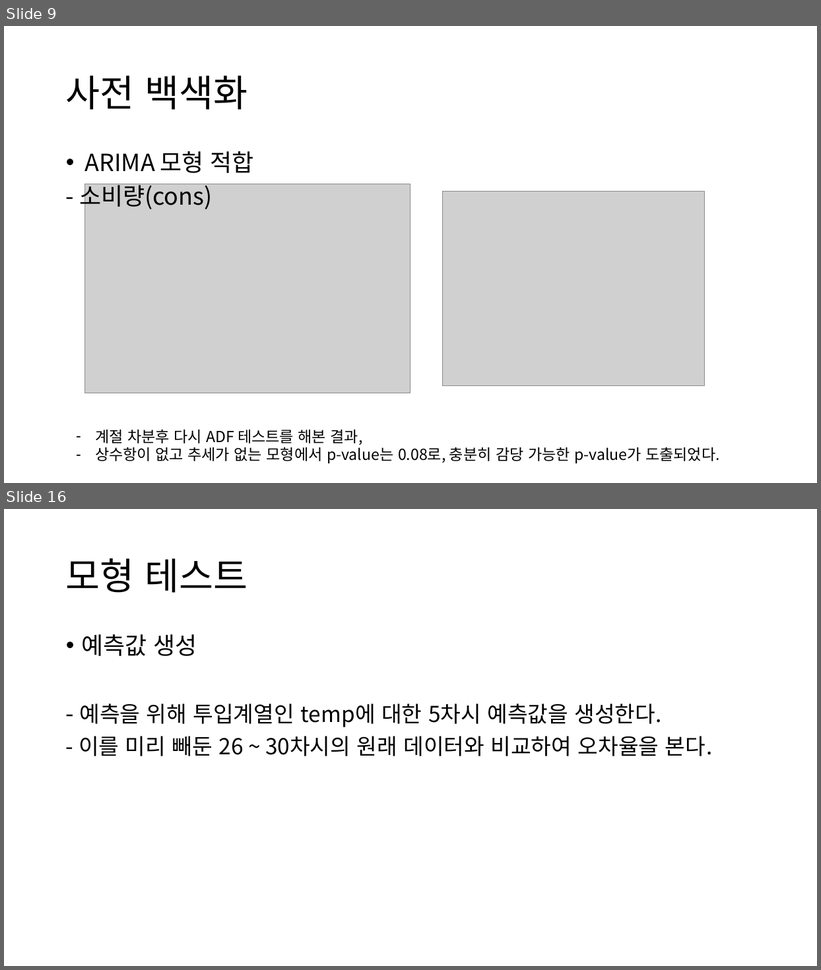
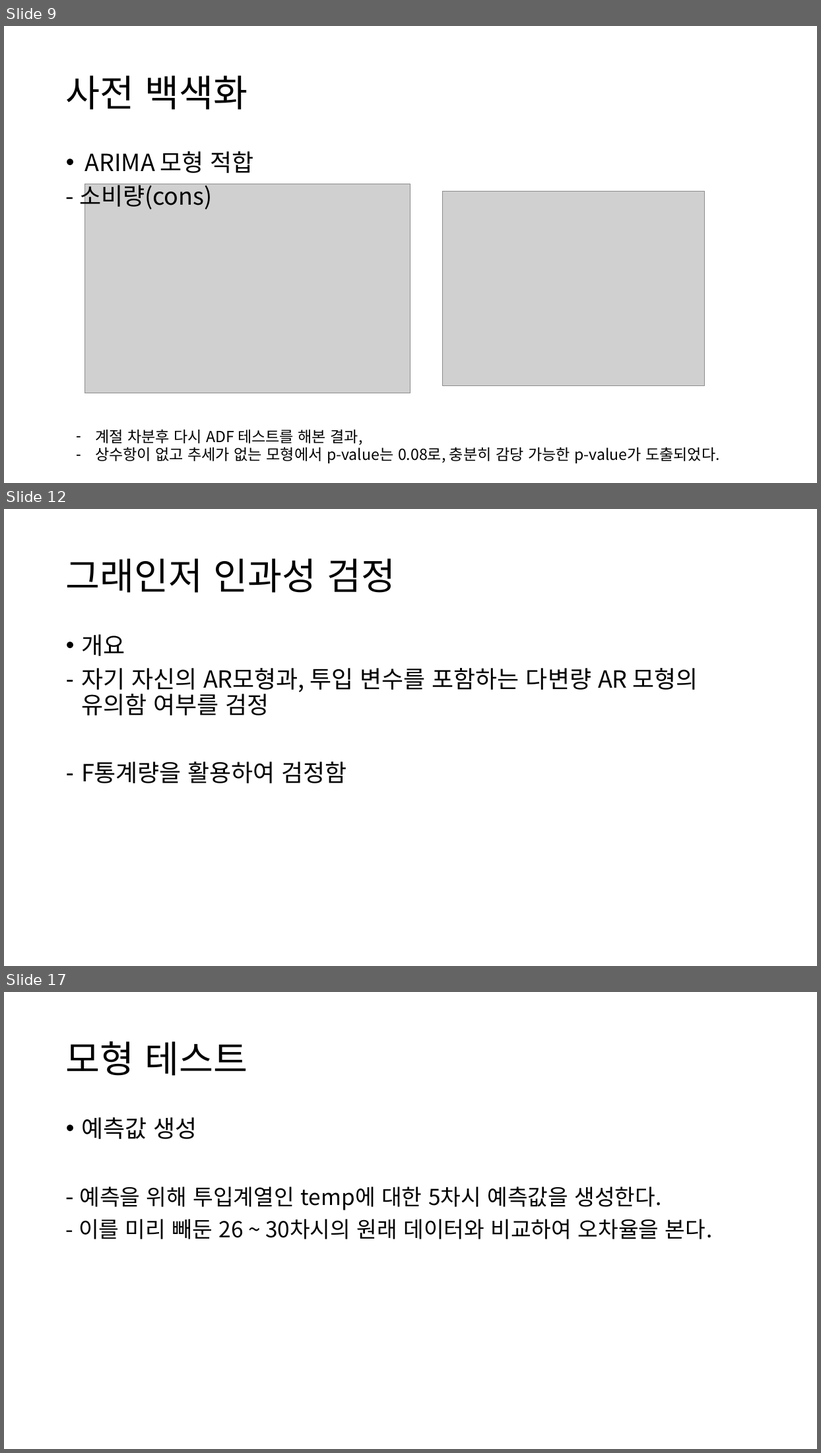
Before and after one commit to neverland251/MainProject, a slide deck: Project/DataMining/ARIMAX_Project/아이스크림 판매량 예측/아이스크림을 왜 먹을까.pptx. Shown one above the other, each under a label of ours: slides 9 and 16 before the commit, slides 9, 12 and 17 after it; the slides between them are not shown. The pictures are 821x970 and 821x1453 pixels, drawn with LibreOffice and Linux fonts; fonts in the diff are those of the drawing; grey boxes stand for pictures. Boxes give left, top, right and bottom in pixels: in the first picture for what was removed or moved away, otherwise in the second. Text is boxed around its words. In the diff, an @@ line names an element or a change of style, - is before the commit and + after.

```diff
--- a/Project/DataMining/ARIMAX_Project/아이스크림 판매량 예측/아이스크림을 왜 먹을까.pptx
+++ b/Project/DataMining/ARIMAX_Project/아이스크림 판매량 예측/아이스크림을 왜 먹을까.pptx
@@ slide 12 added at (x1=4, y1=509, x2=817, y2=966), background #FFFFFF @@
@@ title added at (x1=66, y1=559, x2=395, y2=593), 44 pt, text #000000 @@
+그래인저 인과성 검정
@@ text added at (x1=81, y1=634, x2=698, y2=784), 28 pt, text #000000 @@
+• 개요
+– 자기 자신의 AR모형과, 투입 변수를 포함하는 다변량 AR 모형의 유의함 여부를 검정
+– F통계량을 활용하여 검정함
@@ what was slide 16 is now slide 17 @@
```
Also in this commit, not shown: 6 slides changed, 1 other slide added, 1 slide removed, 2 other files.
